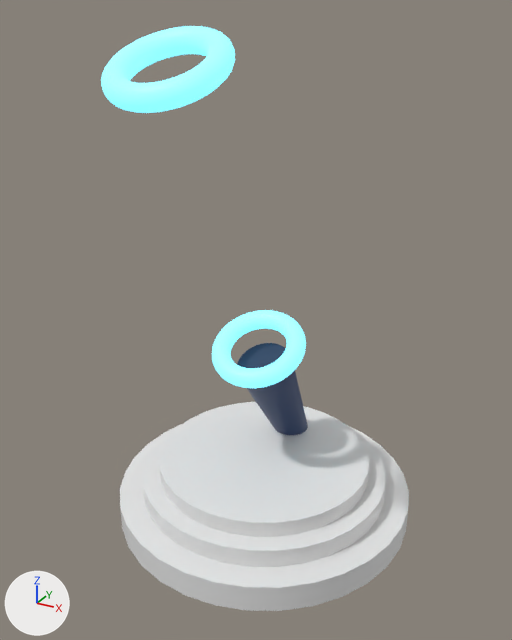
An edit to the glTF model vite-project/globe/globeStand.gltf, drawn before and after from the same camera.
Rendered twice from a camera (50 mm lens) standing at (15.4, -26.1, 8.3) and looking at (0.1, 1.6, -5.5). The axes (+X, +Y, +Z) are drawn at lower left. The lights are the same throughout. Where no turn or scale is listed for an object, it has been applied to the vertices.
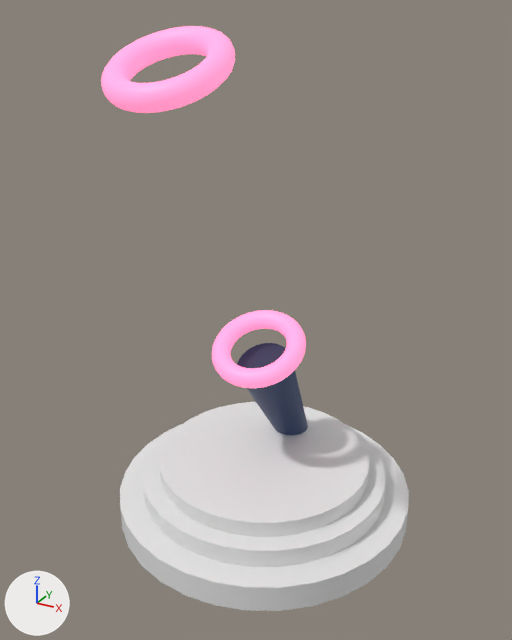
Edits to the bpy script that builds the scene:
```text
Change mat_material_002:
    mat_material_002.base_color: (0.22, 0.823, 1.0) -> (1.0, 0.23, 0.435)  # cyan #81eaff -> pink #ff84b0
    mat_material_002.emission_color: (0.22, 0.823, 1.0) -> (1.0, 0.23, 0.435)  # cyan #81eaff -> pink #ff84b0
```

Pixel boxes (x1, y1, x2, y2) of what changed, in the pictures (512 x 640 px):
'Torus.001', recoloured (cyan to pink)
    both: (101, 26, 235, 113)
'Torus', recoloured (cyan to pink)
    both: (212, 310, 306, 388)
